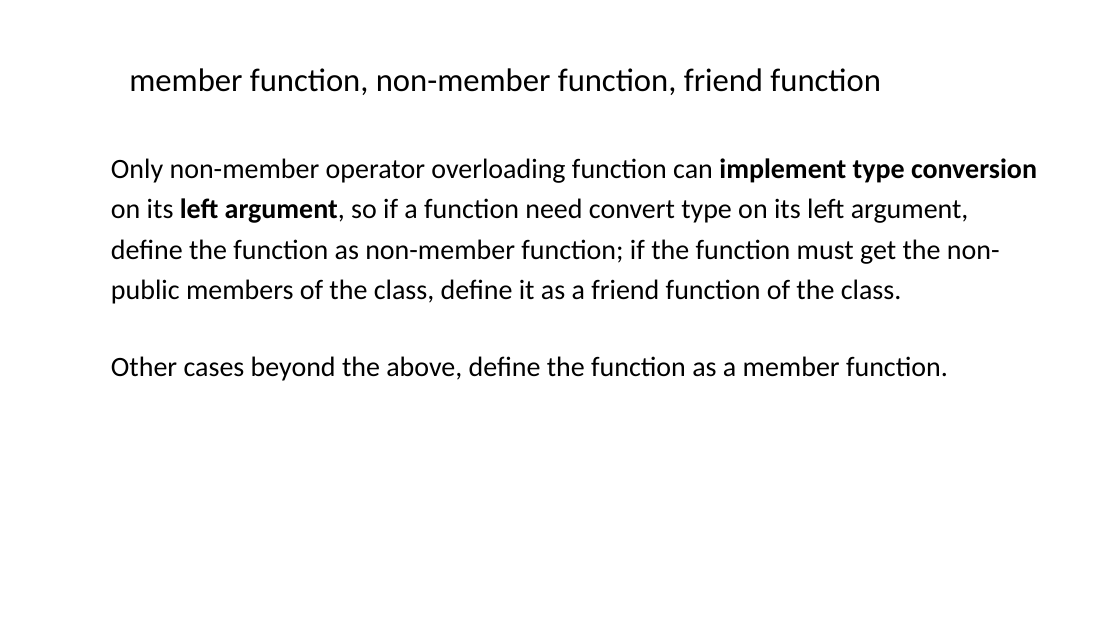
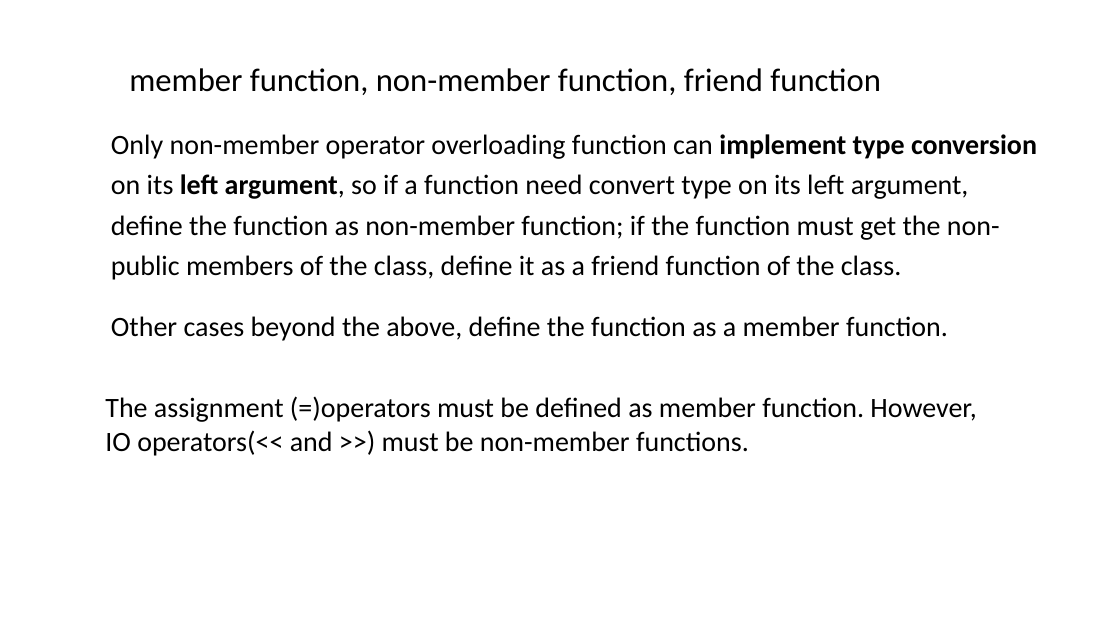
Before and after one commit to ShiqiYu/CPP, a slide deck: slide 4 of week10/Lab10.pptx (slide 17 before the commit). Drawn at 1120x630 pixels with LibreOffice and Linux fonts; fonts in the diff are those of the drawing; background and template pictures are left out. Boxes give left, top, right and bottom in pixels: in the first picture for what was removed or moved away, otherwise in the second. Text is boxed around its words. In the diff, an @@ line names an element or a change of style, - is before the commit and + after.

```diff
--- a/week10/Lab10.pptx
+++ b/week10/Lab10.pptx
@@ text "Only non-member operator overloading function ..." moved from (x1=111, y1=158, x2=1037, y2=304) to (x1=111, y1=134, x2=1037, y2=280) @@
@@ text "Other cases beyond the above, ..." moved from (x1=111, y1=356, x2=948, y2=381) to (x1=111, y1=316, x2=948, y2=341) @@
@@ text added at (x1=105, y1=396, x2=976, y2=456), 24 pt, text #000000 @@
+The assignment (=)operators must be defined as member function. However, IO operators(<< and >>) must be non-member functions.
```
Also in this commit, not shown: 6 other slides changed, 13 slides removed.
